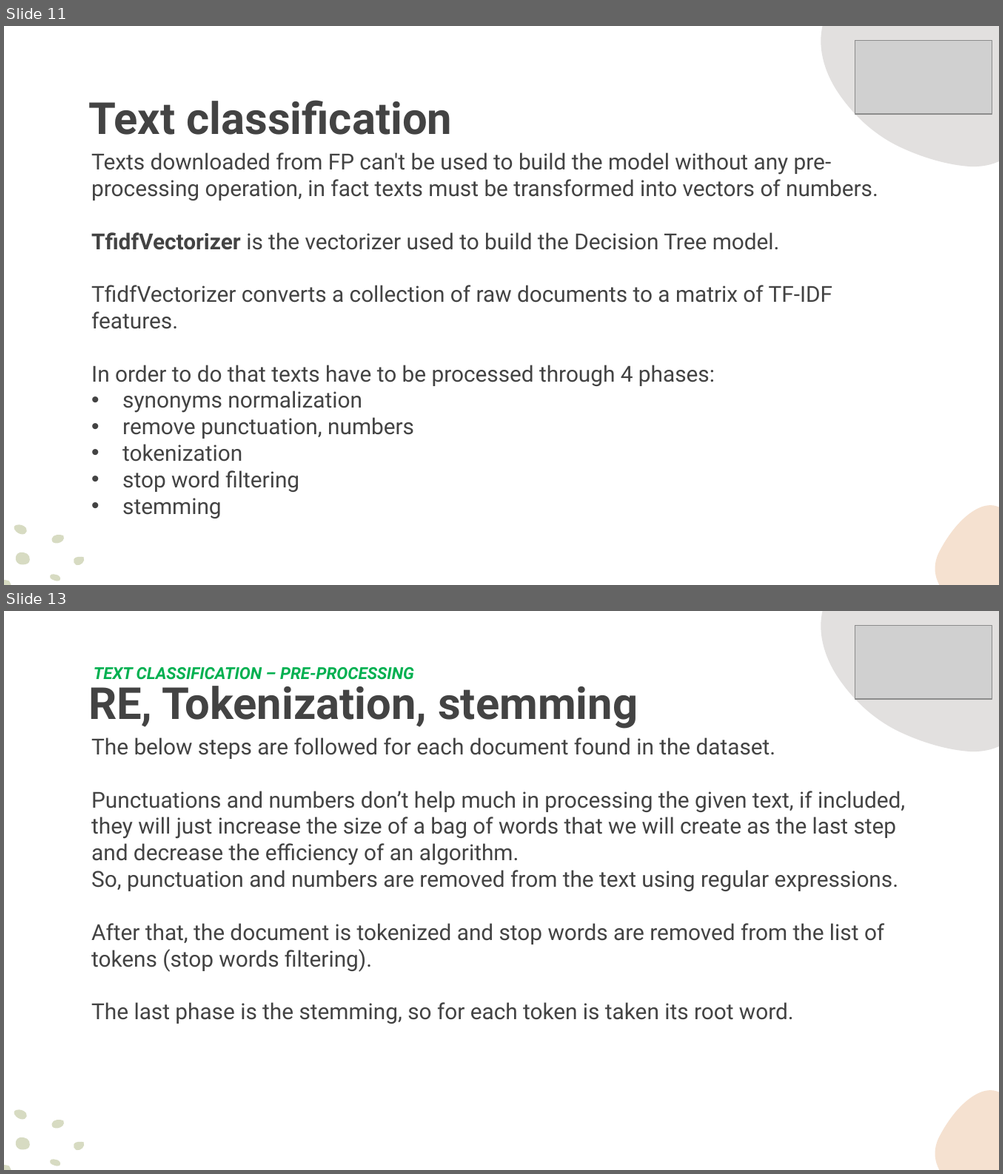
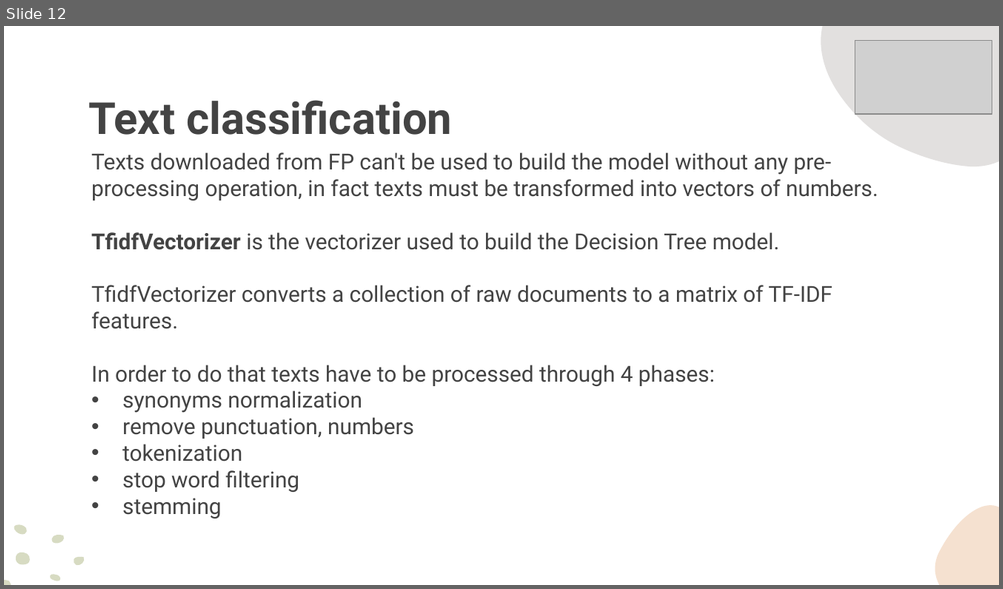
Before and after one commit to Malesone/The-winner-of-the-next-game, a slide deck: Presentation.pptx. Shown one above the other, each under a label of ours: slides 11 and 13 before the commit, slide 12 after it; the slides between them are not shown. The pictures are 1003x1174 and 1003x589 pixels, drawn with LibreOffice and Linux fonts; fonts in the diff are those of the drawing; grey boxes stand for pictures; background and template pictures are left out. Boxes give left, top, right and bottom in pixels: in the first picture for what was removed or moved away, otherwise in the second. Text is boxed around its words. In the diff, an @@ line names an element or a change of style, - is before the commit and + after.

Commit message:
Aggiunta documentazione e presentazione pptx

```diff
--- a/Presentation.pptx
+++ b/Presentation.pptx
@@ slide 13 removed at [4, 611, 999, 1170], background picture (left out); not listed: 2 template elements that a slide beside it also shows @@
@@ picture removed at [854, 626, 992, 700] @@
@@ text removed at [94, 667, 414, 680] @@
-TEXT CLASSIFICATION – PRE-PROCESSING
@@ text removed at [88, 678, 637, 729] @@
-RE, Tokenization, stemming
@@ text removed at [91, 738, 905, 1024] @@
-The below steps are followed for each document found in the dataset.
-Punctuations and numbers don’t help much in processing the given text, if included, they will just increase the size of a bag of words that we will create as the last step and decrease the efficiency of an algorithm.
-So, punctuation and numbers are removed from the text using regular expressions.
-After that, the document is tokenized and stop words are removed from the list of tokens (stop words filtering).
-The last phase is the stemming, so for each token is taken its root word.
@@ group removed at [4, 1105, 88, 1170]: 6 freeform shapes @@
@@ what was slide 11 is now slide 12 @@
```
Also in this commit, not shown: 6 slides changed, 4 slides added, 1 other file.
